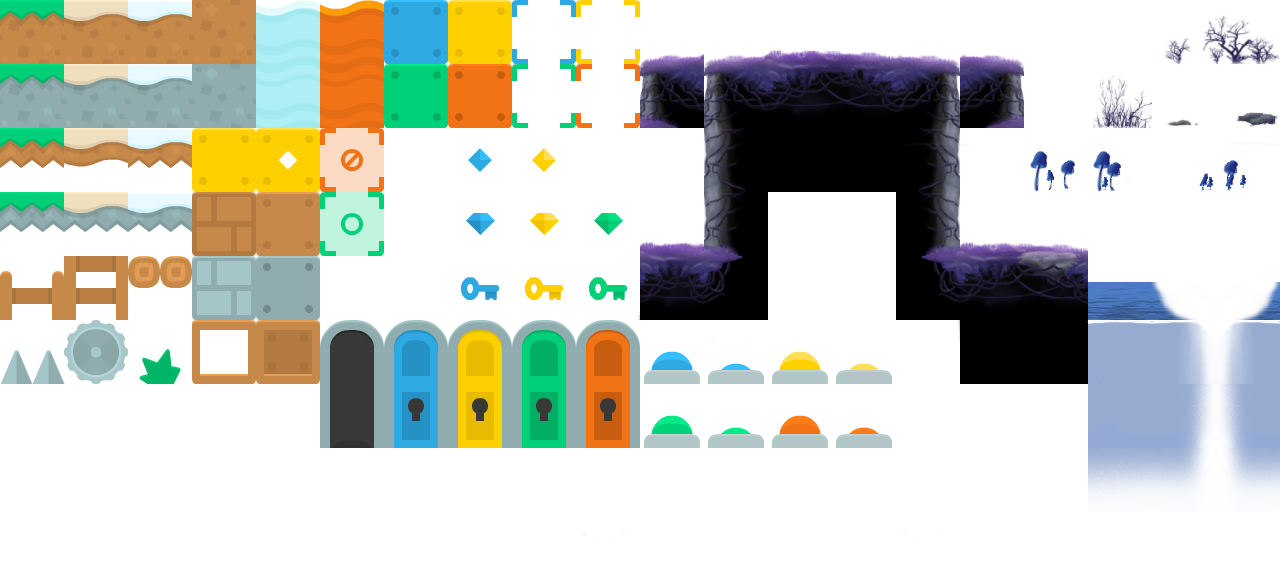
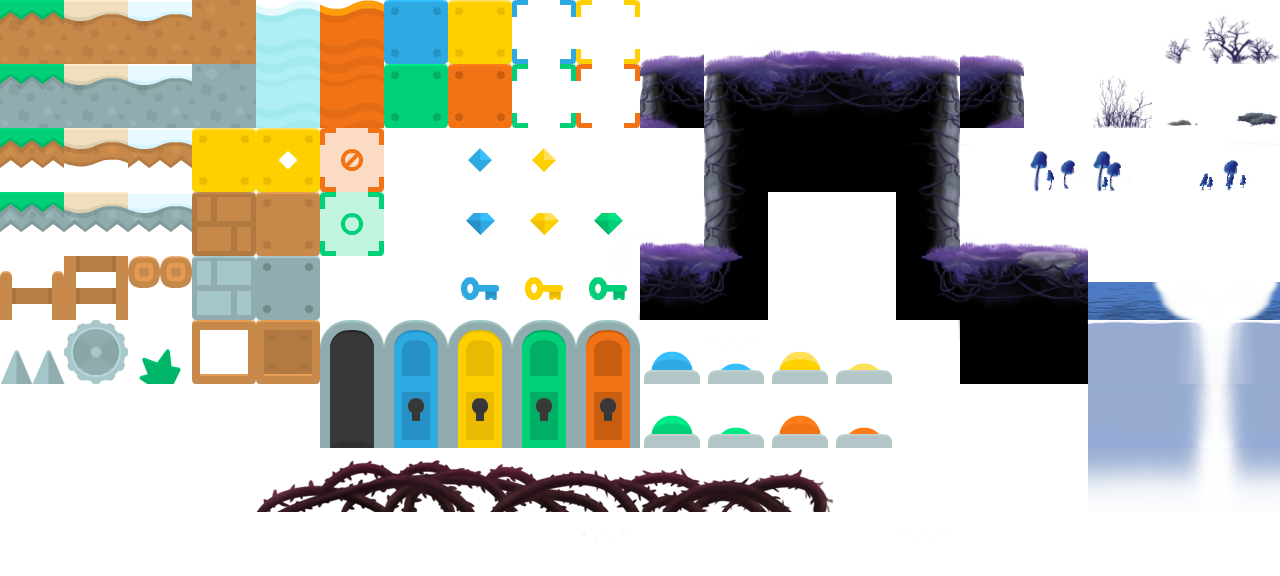
Revision of a layered 1280×576 image; what changed, layer by layer:
added layer "ronces" above "Calque 1" over 256, 460, 833, 512
